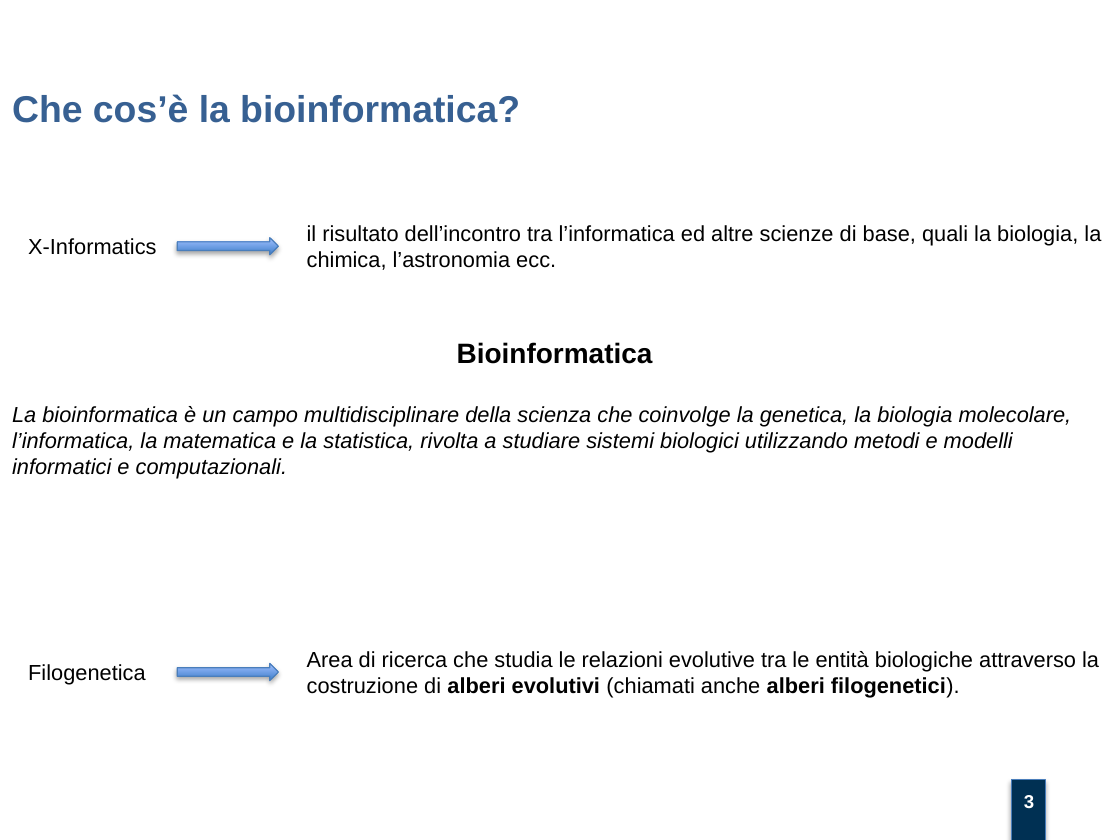
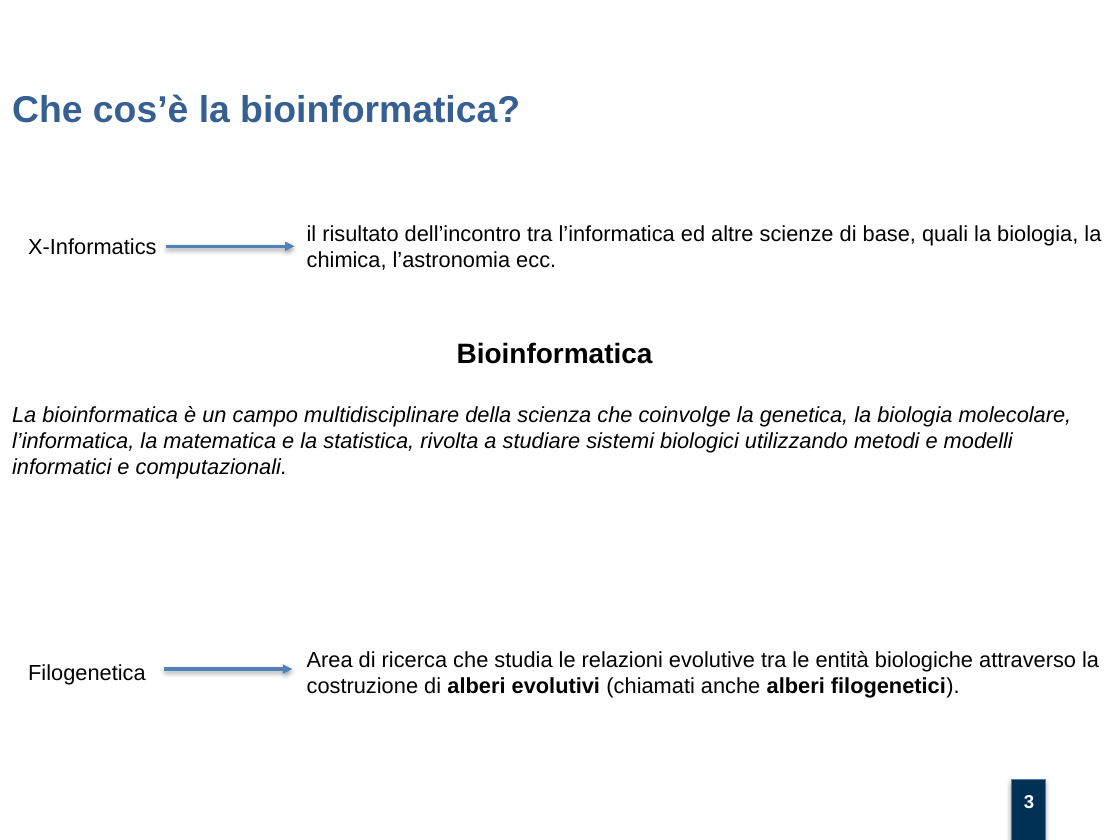
Before and after one commit to mtortoli/Thesis, a slide deck: slide 3 of Discussione Laurea/Slides.pptx. Drawn at 1120x840 pixels with LibreOffice and Linux fonts; fonts in the diff are those of the drawing; background and template pictures are left out. Boxes give left, top, right and bottom in pixels: in the first picture for what was removed or moved away, otherwise in the second. Text is boxed around its words. In the diff, an @@ line names an element or a change of style, - is before the commit and + after.

```diff
--- a/Discussione Laurea/Slides.pptx
+++ b/Discussione Laurea/Slides.pptx
@@ right arrow removed at bbox=[177, 237, 278, 254] @@
@@ arrow added from (167, 246) to (295, 246), #4F81BD 2 pt @@
@@ arrow added from (165, 669) to (292, 669), #4F81BD 2 pt @@
@@ right arrow removed at bbox=[177, 663, 278, 680] @@
```
Also in this commit, not shown: 2 other slides changed, 2 slides added, 2 slides removed, 1 other file.
